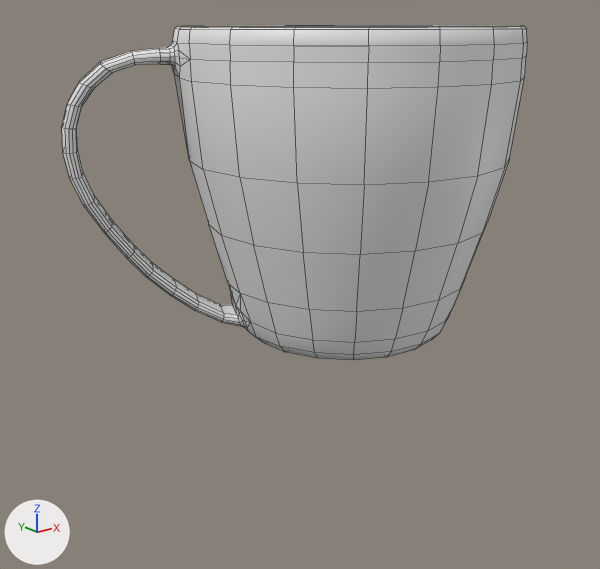
The FBX model Assets/FBX/characters/coffee_mug.fbx, before and after one commit.
Before and after are seen from a 50 mm camera at (-2.26, -2.52, 1.26) aimed at (-0.23, 0.02, 0.24). Lighting does not change. The marker at lower left points along +X, +Y and +Z. Mesh edges are drawn as thin lines.

Objects in the first picture: 'coffee_vat'.
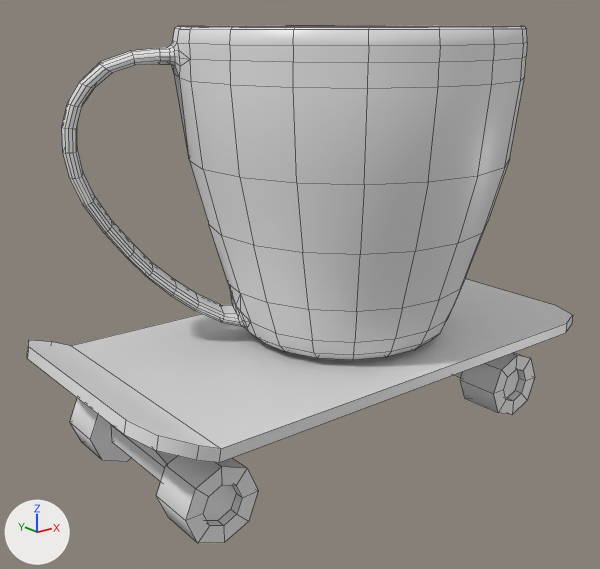
The change, as a list of edits to the scene's bpy script:
```text
Change me_coffee_mesh_001:
    where me_coffee_mesh_001.from_pydata(...)  # 649 vertices, 631 faces; spans x -1.02..0.67, y -0.68..0.68, z 0.0..1.25
    used by ob_coffee_vat; location = (0.0, 0.0, 0.0)
    me_coffee_mesh_001 part 1: the loose piece of 28 vertices spanning x -0.13..0.09, y -0.06..0.06, z 0.2..0.21 is scaled about its middle by (9.92, 9.93, 10), then moved by (-0.11, 0.0, -0.18)
    me_coffee_mesh_001 part 2: the loose piece of 32 vertices spanning x 0.04..0.07, y -0.04..-0.02, z 0.16..0.19 is scaled about its middle by (9.98, 9.78, 9.95), then moved by (0.59, -0.3, -0.47)
    me_coffee_mesh_001 part 3: the loose piece of 16 vertices spanning x -0.11..-0.09, y -0.02..0.03, z 0.17..0.2 is scaled about its middle by (9.97, 9.99, 9.87), then moved by (-0.82, 0.02, -0.37)
    me_coffee_mesh_001 part 4: the loose piece of 32 vertices spanning x -0.11..-0.08, y -0.04..-0.02, z 0.16..0.19 is scaled about its middle by (10.1, 9.78, 9.95), then moved by (-0.82, -0.3, -0.47)
    me_coffee_mesh_001 part 5: the loose piece of 32 vertices spanning x -0.11..-0.08, y 0.03..0.05, z 0.16..0.19 is scaled about its middle by (10.1, 9.78, 9.95), then moved by (-0.82, 0.34, -0.47)
```

Where the change shows, as pixel boxes (x1, y1, x2, y2) in the pictures (600 x 569 px; the box of a moved part takes in the faces that stretch with it):
'coffee_vat', reshaped (17% wider, 55% taller)
    before: (62, 26, 527, 360)
    after: (27, 26, 573, 543)
part 1 of me_coffee_mesh_001, moved or reshaped (not visible before)
    after: (27, 279, 573, 463)
part 2 of me_coffee_mesh_001, moved or reshaped (not visible before)
    after: (460, 352, 534, 415)
part 3 of me_coffee_mesh_001, moved or reshaped (not visible before)
    after: (111, 425, 177, 482)
part 4 of me_coffee_mesh_001, moved or reshaped (not visible before)
    after: (156, 456, 258, 543)
part 5 of me_coffee_mesh_001, moved or reshaped (not visible before)
    after: (70, 398, 131, 462)
